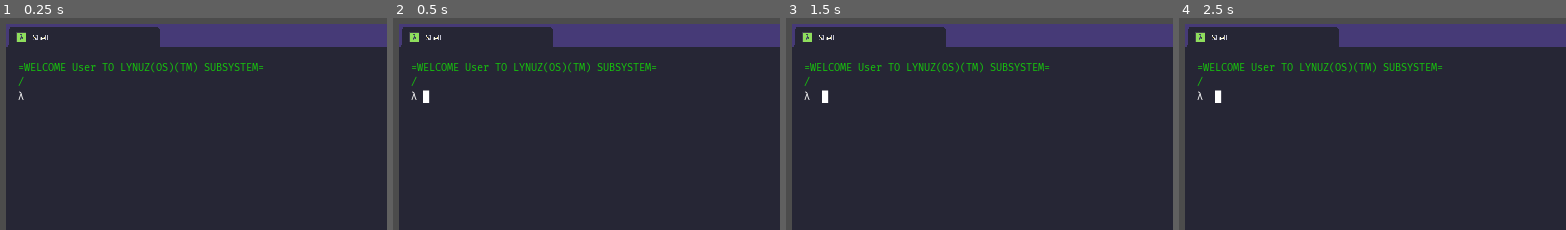
Above: before the commit, frames 1-4 (left to right).
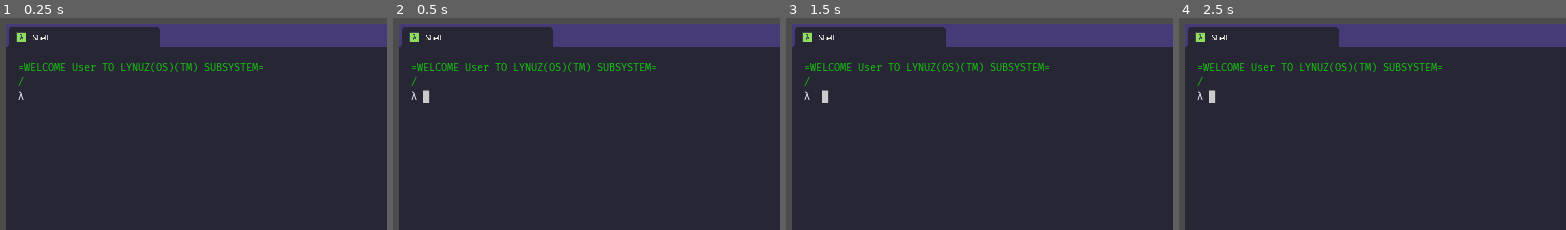
Above: after the commit, the same moments.

Repository: panorb/ludum-dare-48
Game: Godot game, scene res://Shell/Shell.tscn
Two runs of this game, one before a commit and one after it. Both use one fixed random seed, a clock stepped at 60 frames per second and the inputs below.
Inputs:
- Up to frame 1 (0.25 s): no input
- Up to frame 2 (0.5 s): no input
- Up to frame 3 (1.5 s): tap Enter at 0.5 s; hold Up 0.53-1.28 s; tap Space at 1.25 s; hold Down from 1.28 s (still down)
- Up to frame 4 (2.5 s): release Down at 2.03 s; hold Up from 2.03 s (still down)
The pictures show only the part of the screen within x 0-50%, y 0-50%; the shares and areas given below are measured in that part.

Frame 1 is identical in both runs. In frame 2, 0.1% of the frame differs, in the area x 7-10%, y 33-41%; in frame 3, 0.1%; in frame 4, 0.2%, in the area x 7-12%, y 33-41%.

Commit message:
Added history and cursor positioning

Diff:
--- a/godot/FileSystem/hacker-file-system.gd
+++ b/godot/FileSystem/hacker-file-system.gd
@@ -1,6 +1,3 @@
 extends Node
 
 export(String) var current_directory = "/"
-
-func _process(_delta):
-	print(current_directory)
--- a/godot/Shell/player-shell.gd
+++ b/godot/Shell/player-shell.gd
@@ -2,6 +2,7 @@
 class_name PlayerShell
 
 var display_cursor : bool = false
+var command_history_position = 0
 
 onready var text_edit = get_node("TextEdit")
 onready var margin_container2 = get_node("MarginContainer/MarginContainer")
@@ -19,12 +20,45 @@
 		output_label.bbcode_text += line + "\n"
 
 	if input_accepted:
-		output_label.bbcode_text += get_last_line()
+		var displayed_cmd = current_command
 
 		if display_cursor:
-			output_label.bbcode_text += "█"
+			if text_edit.cursor_get_column() < displayed_cmd.length():
+				displayed_cmd[text_edit.cursor_get_column()] = "█"
+			else:
+				displayed_cmd += "█"
+
+		output_label.bbcode_text += get_last_line(displayed_cmd)
 
 	output_label.bbcode_text = insert_colors(output_label.bbcode_text)
+
+func _unhandled_input(event):
+	if event is InputEventKey:
+		if event.scancode == KEY_UP:
+			command_history_position -= 1
+			command_from_history()
+		elif event.scancode == KEY_DOWN:
+			command_history_position += 1
+			command_from_history()
+
+		print(command_history_position)
+
+func command_from_history():
+	if command_history_position >= 0:
+		command_history_position = 0
+		return
+
+	if command_history_position < -command_history.size():
+		command_history_position = -command_history.size()
+		return
+
+	var cmd = command_history[command_history.size() + command_history_position]
+
+	if current_command != cmd:
+		text_edit.text = cmd
+		current_command = cmd
+
+		text_edit.cursor_set_column(len(cmd))
 
 func _on_CursorBlinkTimer_timeout():
 	display_cursor = !display_cursor
--- a/godot/Shell/shell.gd
+++ b/godot/Shell/shell.gd
@@ -21,9 +21,9 @@
 	command_parser.connect("message_sent", self, "_on_Commands_message_sent")
 
 func run(cmd: String):
-	backlog.append(get_last_line())
+	backlog.append(get_last_line(cmd))
 
-	if command_history and command_history[-1] != cmd:
+	if not command_history or command_history and command_history[-1] != cmd:
 		command_history.append(cmd)
 
 	input_accepted = false
@@ -41,9 +41,9 @@
 	text = text.replace("[/" + name + "]", "[/color]")
 	return text
 
-func get_last_line():
+func get_last_line(displayed_cmd : String):
 	return "[accent]" + file_system.current_directory + "[/accent]\n" \
-		+ "λ [main]" + current_command + "[/main]"
+		+ "λ [main]" + displayed_cmd + "[/main]"
 
 func get_cur_dir_line():
 	return "[accent]" + file_system.current_directory + "[/accent]\n"
